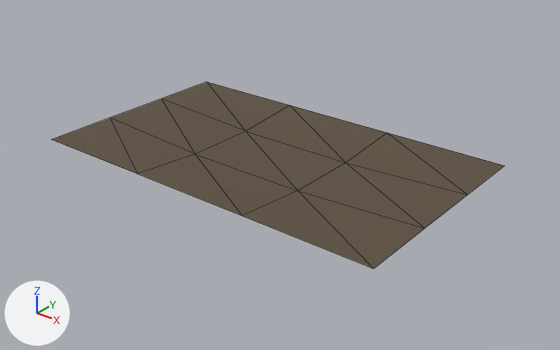
Two versions of the OBJ model Assets/ProjectOEN/ProductionArt/Meshes/environment_set_dressing/en-016_camp_mat_groundsheet__clean.obj, one commit apart.
Rendered twice from a 50 mm camera at (1.548, -1.878, 1.111) aimed at (0.053, -0.009, -0.048). Every picture has the same lights, and +X, +Y and +Z are marked at lower left. The first picture is the older version. Mesh edges are drawn as thin lines. Where no turn or scale is listed for an object, it has been applied to the vertices. Vertices at exactly the same position are counted once.

Before the edit, the objects in view are built like this:
```python
me_en_016_camp_mat_groundsheet__clean = bpy.data.meshes.new('en-016_camp_mat_groundsheet__clean')
me_en_016_camp_mat_groundsheet__clean.from_pydata(...)  # 16 vertices, 18 faces; spans x -0.675..0.675, y -0.4..0.4, z -0.004..0.02
me_en_016_camp_mat_groundsheet__clean.materials.append(mat_cloth)  # picture img_cloth_albedo_png
ob_en_016_camp_mat_groundsheet__clean = bpy.data.objects.new('en-016_camp_mat_groundsheet__clean', me_en_016_camp_mat_groundsheet__clean)
ob_en_016_camp_mat_groundsheet__clean.location = (0.0, 0.0, 0.0)
```
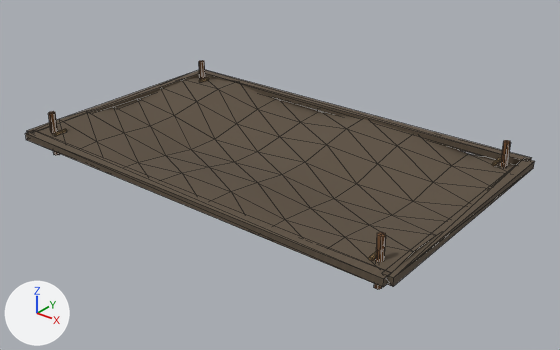
The change in detail:
Picture 'rope_albedo.png' (img_rope_albedo_png) is new.
Picture 'wood_albedo.png' (img_wood_albedo_png) is new.
Material 'Rope' (mat_rope) is new.
Its texture is img_rope_albedo_png.
Its roughness is 0.89.
Material 'Wood' (mat_wood) is new.
Its texture is img_wood_albedo_png.
Its roughness is 0.89.
me_en_016_camp_mat_groundsheet__clean is used by ob_en_016_camp_mat_groundsheet__clean; location (0.0, 0.0, 0.0).
me_en_016_camp_mat_groundsheet__clean had 16 vertices, 18 faces and spanned x -0.675..0.675, y -0.4..0.4, z -0.004..0.02.
me_en_016_camp_mat_groundsheet__clean now has 200 vertices, 322 faces and spans x -0.757..0.757, y -0.458..0.458, z -0.045..0.115.
me_en_016_camp_mat_groundsheet__clean part 1: the whole mesh is rebuilt.
me_en_016_camp_mat_groundsheet__clean gains material mat_wood (picture img_wood_albedo_png).
me_en_016_camp_mat_groundsheet__clean gains material mat_rope (picture img_rope_albedo_png).

Where the change shows, as pixel boxes (x1, y1, x2, y2) in the pictures (560 x 350 px):
'en-016_camp_mat_groundsheet__clean', reshaped (12% wider, 22% taller): before (51, 82, 504, 269); after (25, 61, 534, 289)
